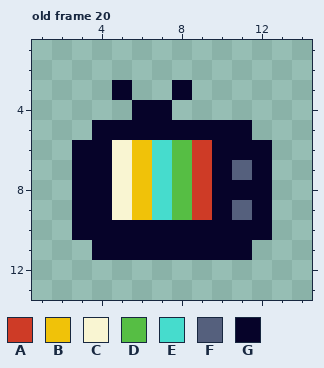
Two versions of one pixel-art file, Project Games/Project Mini Farm Simulator/Aseprite/16 16 Icons.aseprite. The first picture shows the starting point.
16x16 pixels, 20 frames. Shown: old frame 20: x 1..14, y 1..13. The commit also changed other frames, which this record leaves out.
Palette (. is transparent): A #ce3b26  B #f0c209  C #f9f5d2  D #56be44  E #46dccd  F #55607d  G #060329
Pixels before, old frame 20, first column x 3:
 3 ..G..G....
 4 ...GG.....
 5 .GGGGGGGG.
 6 GGCBEDAGGG
 7 GGCBEDAGFG
 8 GGCBEDAGGG
 9 GGCBEDAGFG
10 GGGGGGGGGG
11 .GGGGGGGG.
The result:
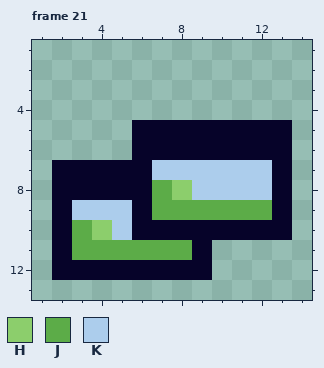
Colours new in this view: H #8cce6c  J #5cac48  K #accdec
A new or re-ordered frame is compared with the old frame closest to it.
What changed:
frames 20 -> 22
Changed rows in their new state; - is an unchanged pixel.
Frame 21 is new; against old frame 20:
first column x 2:
 3 ---.--.-----
 4 ----..------
 5 --..------GG
 6 -...GGGG---G
 7 G--GGKKKKKKG
 8 G--GGJHKKKKG
 9 GKKKGJJJJJJG
10 GJHK-------G
11 GJJJJJJ-..--
12 GGGGGGGG----
Changed places in both pictures, as pixel boxes (x1, y1, x2, y2):
changed: (52, 80, 292, 280)
